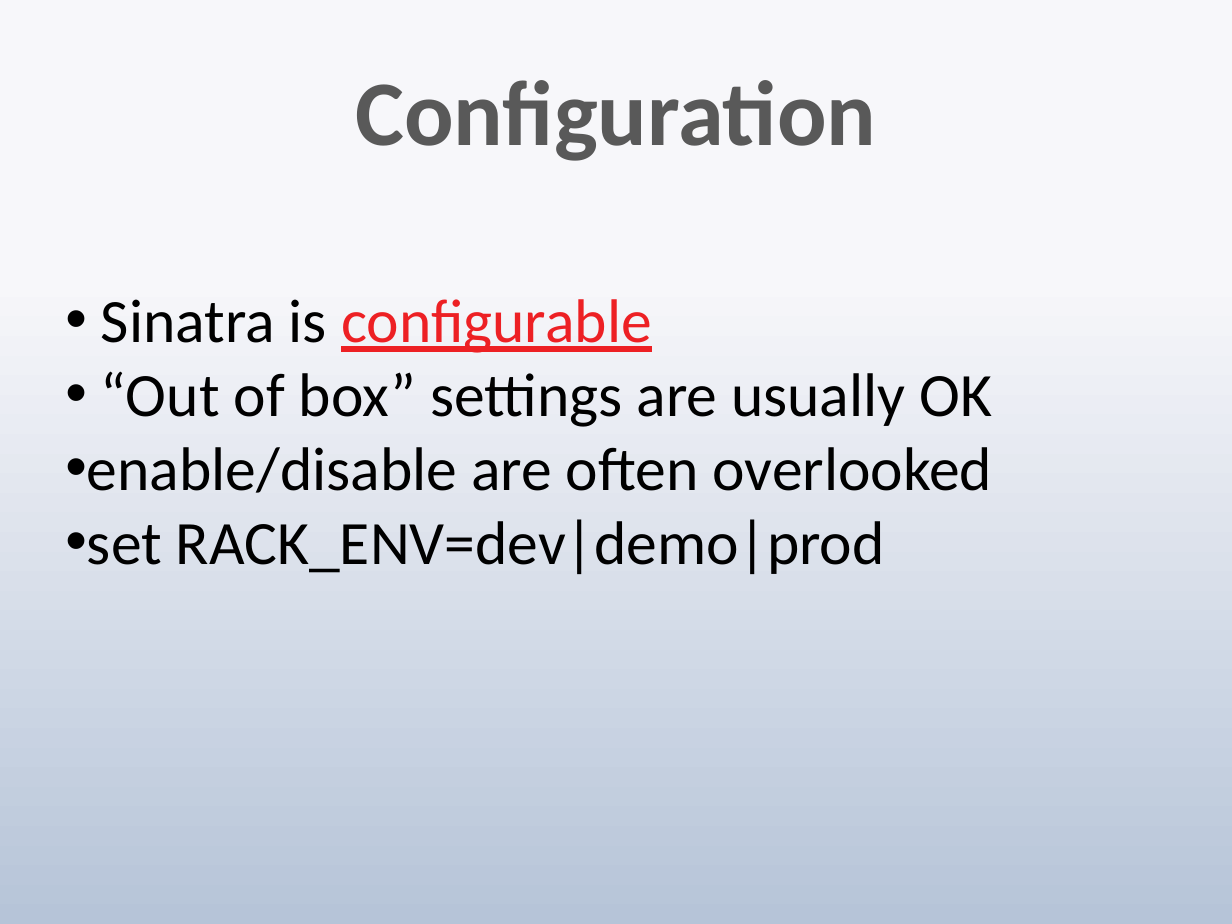
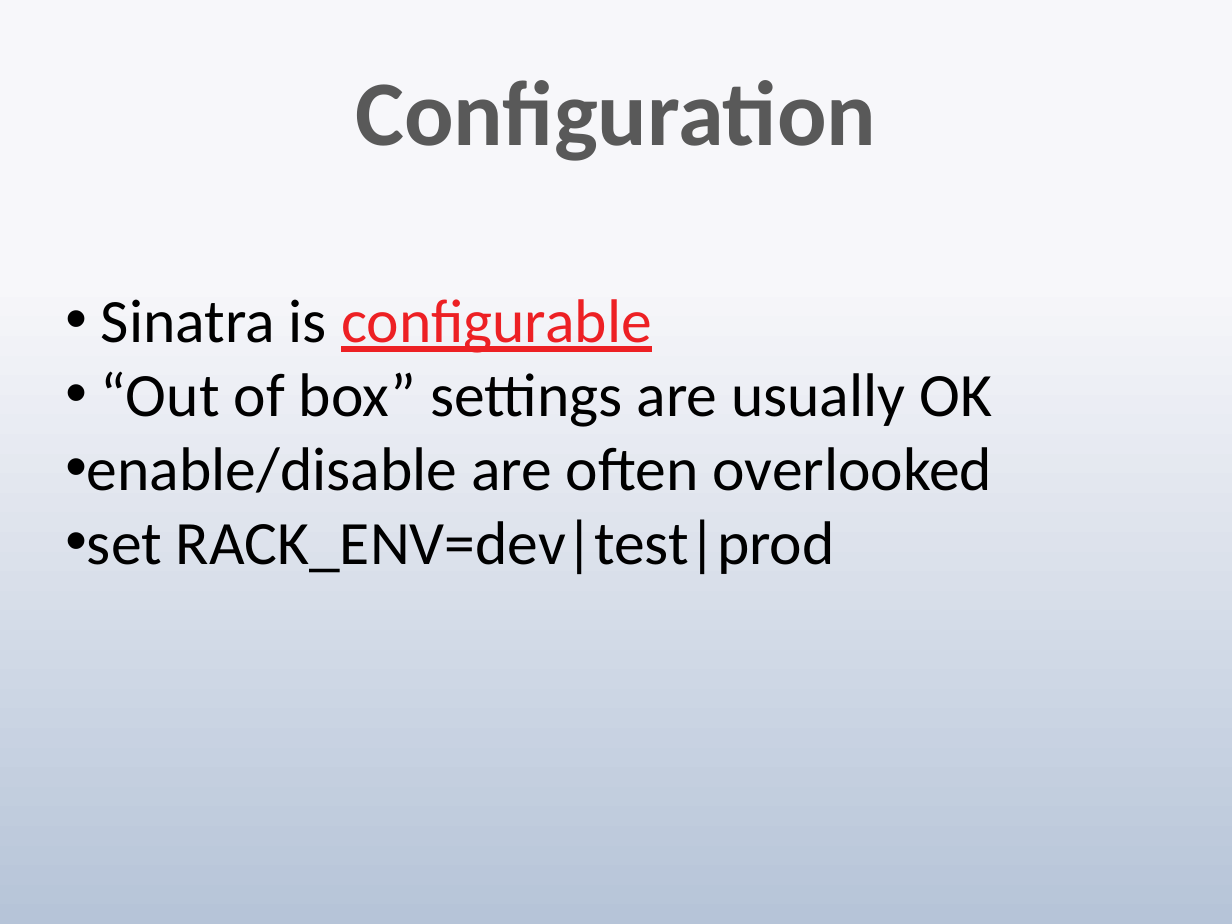
Before and after one commit to techwhizbang/sinatra_slideshow, a slide deck: slide 6 of sinatra.pptx. Drawn at 1232x924 pixels with LibreOffice and Linux fonts; fonts in the diff are those of the drawing. Boxes give left, top, right and bottom in pixels: in the first picture for what was removed or moved away, otherwise in the second. Text is boxed around its words. In the diff, an @@ line names an element or a change of style, - is before the commit and + after.

```diff
--- a/sinatra.pptx
+++ b/sinatra.pptx
@@ text at (87, 519, 835, 574): text changed @@
-• set RACK_ENV=dev|demo|prod
+• set RACK_ENV=dev|test|prod
```
Also in this commit, not shown: 5 other slides changed, 2 slides added.
